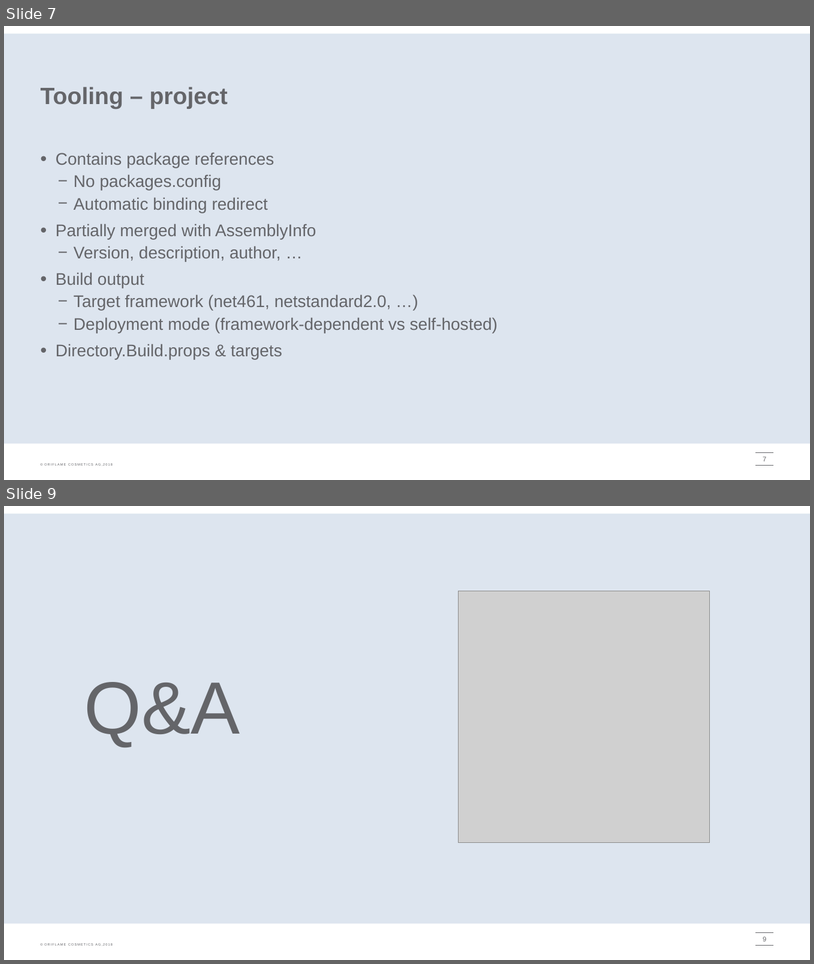
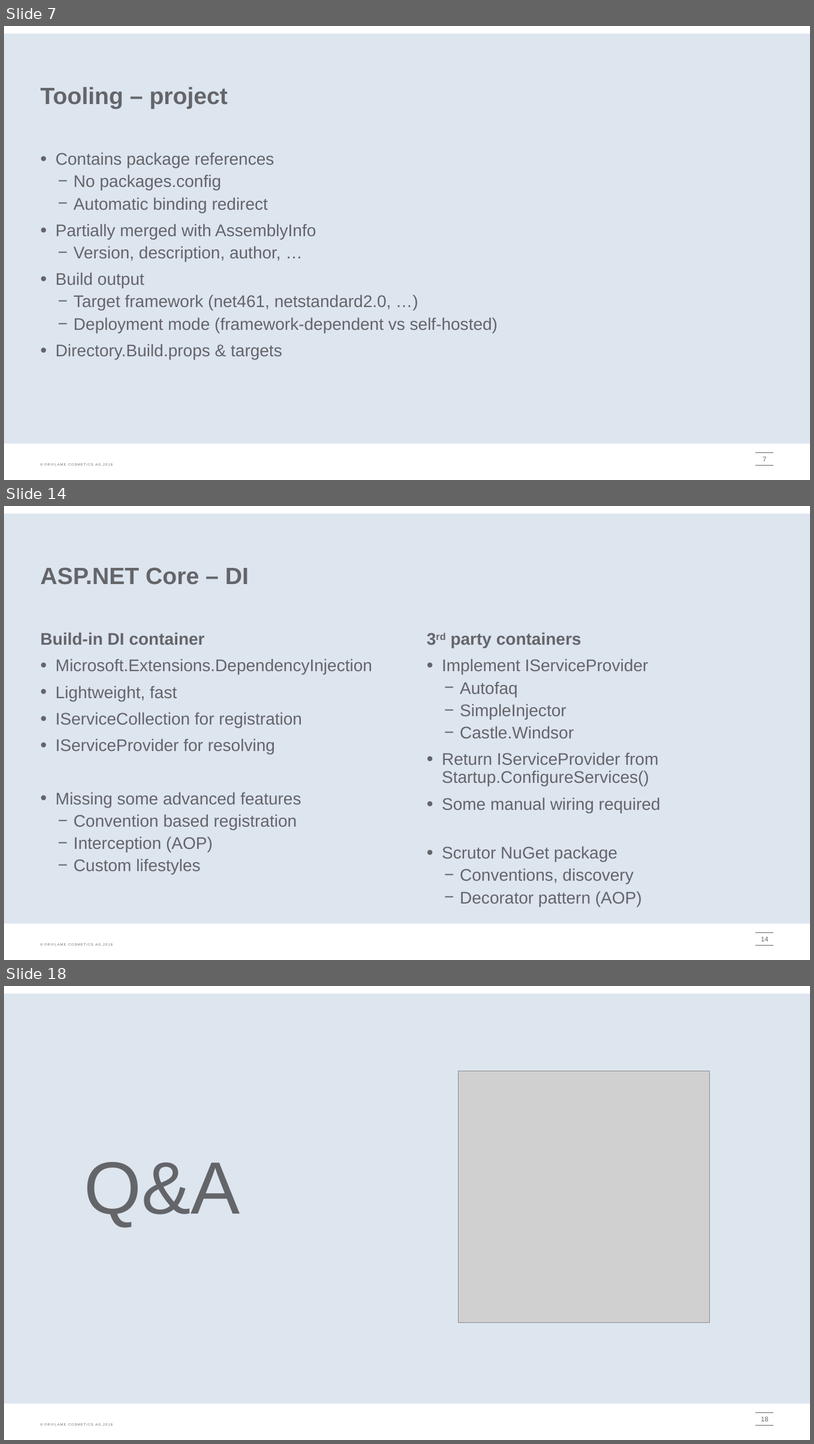
Before and after one commit to onpaj/coreintro, a slide deck: docs/CoreIntro.pptx. Shown one above the other, each under a label of ours: slides 7 and 9 before the commit, slides 7, 14 and 18 after it; the slides between them are not shown. The pictures are 814x964 and 814x1444 pixels, drawn with LibreOffice and Linux fonts; fonts in the diff are those of the drawing; grey boxes stand for pictures; background and template pictures are left out. Boxes give left, top, right and bottom in pixels: in the first picture for what was removed or moved away, otherwise in the second. Text is boxed around its words. In the diff, an @@ line names an element or a change of style, - is before the commit and + after.

```diff
--- a/docs/CoreIntro.pptx
+++ b/docs/CoreIntro.pptx
@@ slide 14 added at (4, 506, 810, 960), background #FFFFFF; not listed: 4 template elements that a slide beside it also shows @@
@@ title added at (41, 567, 249, 585), 28 pt, text #646569, bold @@
+ASP.NET Core – DI
@@ text added at (41, 632, 372, 874), 20 pt, text #646569 @@
+Build-in DI container
+• Microsoft.Extensions.DependencyInjection
+• Lightweight, fast
+• IServiceCollection for registration
+• IServiceProvider for resolving
+• Missing some advanced features
+  − Convention based registration
+  − Interception (AOP)
+  − Custom lifestyles
@@ text added at (442, 632, 661, 906), 20 pt, text #646569 @@
+3rd party containers
+• Implement IServiceProvider
+  − Autofaq
+  − SimpleInjector
+  − Castle.Windsor
+• Return IServiceProvider from Startup.ConfigureServices()
+• Some manual wiring required
+• Scrutor NuGet package
+  − Conventions, discovery
+  − Decorator pattern (AOP)
@@ page number added at (761, 936, 768, 941), 8 pt, text #646569 @@
+14
@@ what was slide 9 is now slide 18 @@
@@ page number at (761, 1416, 768, 1421): text changed @@
-9
+18
```
Also in this commit, not shown: 4 slides changed, 8 other slides added, 1 slide removed, 7 other files.
